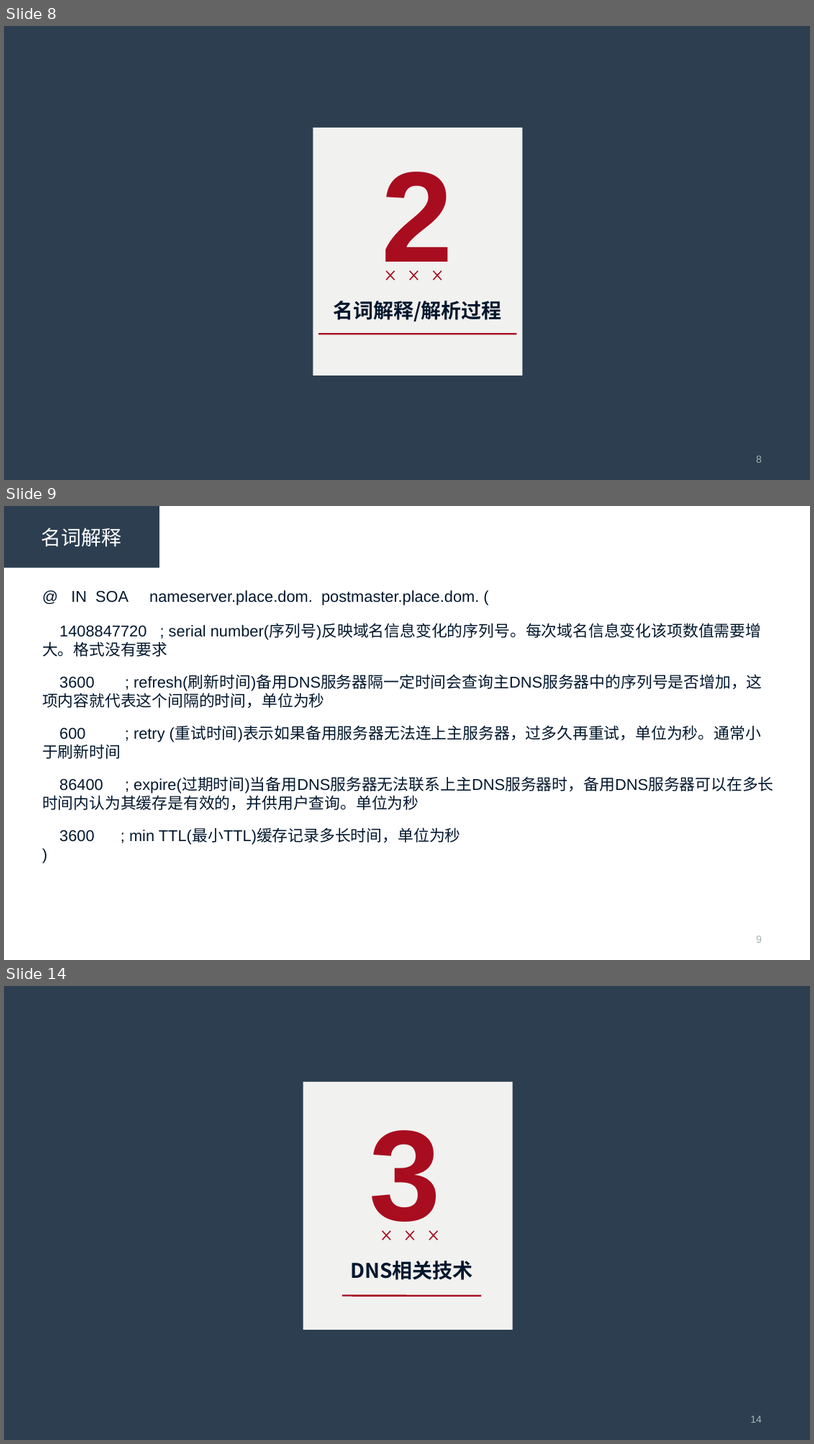
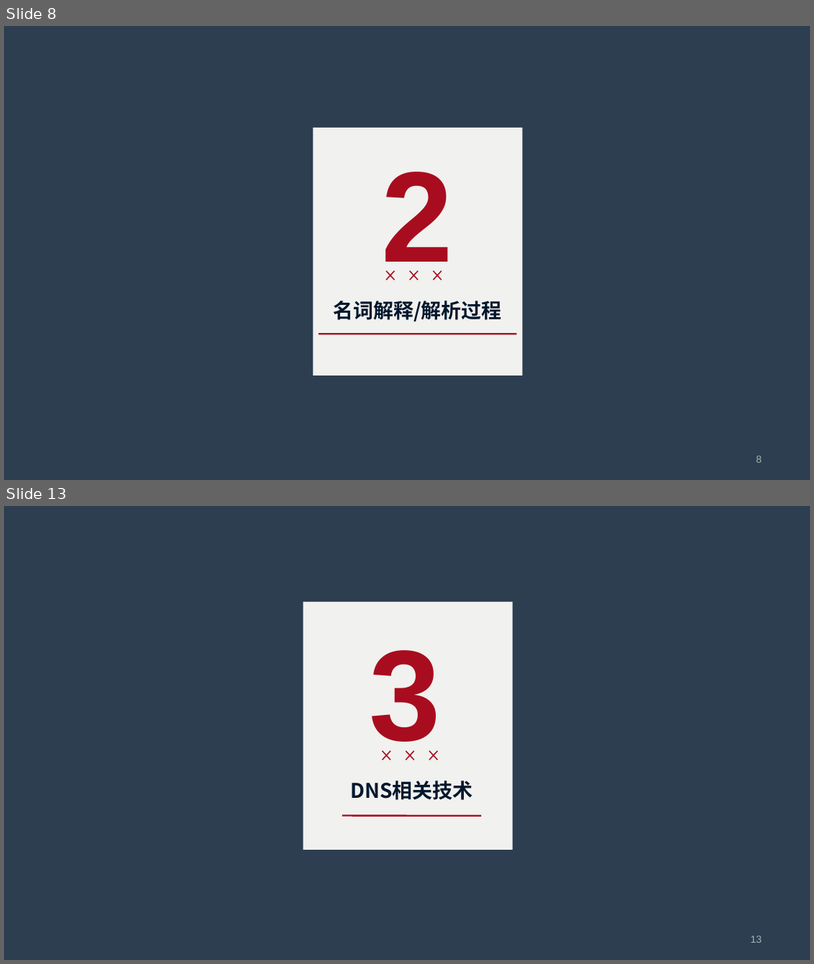
Before and after one commit to R-Lin/Simple_scripts, a slide deck: dns.ppt. Shown one above the other, each under a label of ours: slides 8, 9 and 14 before the commit, slides 8 and 13 after it; the slides between them are not shown. The pictures are 814x1444 and 814x964 pixels, drawn with LibreOffice and Linux fonts; fonts in the diff are those of the drawing. Boxes give left, top, right and bottom in pixels: in the first picture for what was removed or moved away, otherwise in the second. Text is boxed around its words. In the diff, an @@ line names an element or a change of style, - is before the commit and + after.

```diff
--- a/dns.ppt
+++ b/dns.ppt
@@ slide 9 removed at [4, 506, 810, 960], background #FFFFFF @@
@@ rectangle removed at [4, 506, 159, 567] @@
-名词解释
@@ text removed at [42, 590, 774, 844] @@
-@ IN SOA nameserver.place.dom. postmaster.place.dom. (
-1408847720 ; serial number(序列号)反映域名信息变化的序列号。每次域名信息变化该项数值需要增大。格式没有要求
-3600 ; refresh(刷新时间)备用DNS服务器隔一定时间会查询主DNS服务器中的序列号是否增加，这项内容就代表这个间隔的时间，单位为秒
-600 ; retry (重试时间)表示如果备用服务器无法连上主服务器，过多久再重试，单位为秒。通常小于刷新时间
-86400 ; expire(过期时间)当备用DNS服务器无法联系上主DNS服务器时，备用DNS服务器可以在多长时间内认为其缓存是有效的，并供用户查询。单位为秒
-3600 ; min TTL(最小TTL)缓存记录多长时间，单位为秒
-)
@@ page number removed at [756, 935, 762, 942] @@
-9
@@ what was slide 14 is now slide 13 @@
@@ page number at [751, 935, 762, 942]: text changed @@
-14
+13
```
Also in this commit, not shown: 1 other file.
